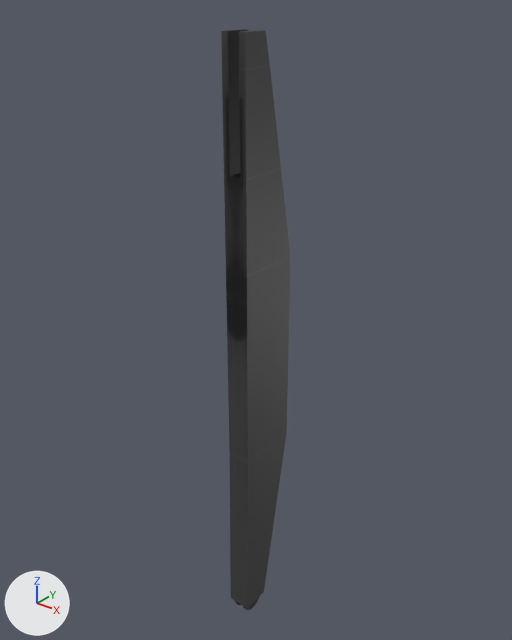
The COLLADA model dave_manipulator/predator_description/meshes/upperarm.dae, before and after one commit.
Before and after are seen from a 50 mm lens placed at (1.37, -1.65, 2.3), pointed at (-0.05, 0.12, 1.2). Lighting does not change. The marker at lower left points along +X, +Y and +Z.

Script lines for the objects in view, before the commit:
```python
me_root_base_bigarm = bpy.data.meshes.new('root-base-bigarm')
me_root_base_bigarm.from_pydata(...)  # 176 vertices, 340 faces; spans x -0.04..0.04, y -0.05..0.19, z -0.05..2.16
me_root_base_bigarm.materials.append(mat_predator)  # picture img_predator_png
ob_root_base_bigarm = bpy.data.objects.new('root-base-bigarm', me_root_base_bigarm)
ob_root_base_bigarm.location = (0.0, 0.0, 0.0)
```
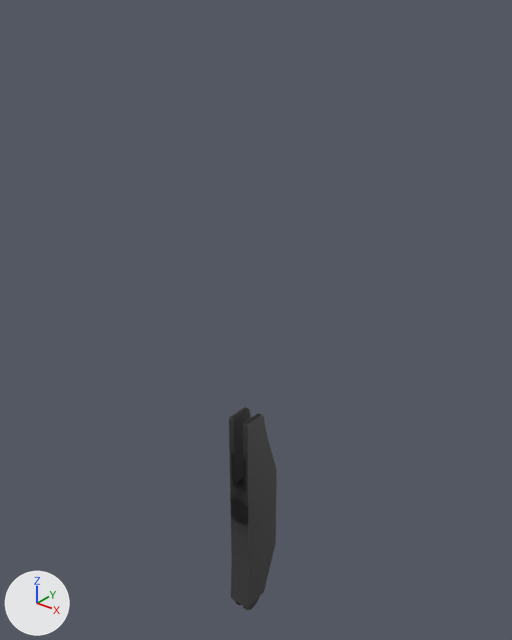
Changed parts and their boxes (x1, y1, x2, y2) in the pictures (512 x 640 px; the box of a moved part takes in the faces that stretch with it):
'root-base-bigarm', reshaped (31% narrower, 65% shorter): before (221, 29, 291, 610); after (229, 407, 277, 610)
part 1 of me_root_base_bigarm, moved or reshaped: before (221, 29, 291, 588); after (229, 407, 277, 588)

The change in detail:
me_root_base_bigarm is used by ob_root_base_bigarm; location (0.0, 0.0, 0.0).
me_root_base_bigarm had 176 vertices, 340 faces and spanned x -0.04..0.04, y -0.05..0.19, z -0.05..2.16.
me_root_base_bigarm now has 176 vertices, 340 faces and spans x -0.04..0.04, y -0.05..0.13, z -0.05..0.87.
me_root_base_bigarm part 1: 40 of 176 vertices moved; they spanned x -0.04..0.04, y -0.04..0.19, z 0.72..2.16 and now span x -0.04..0.04, y -0.04..0.13, z 0.21..0.87; mean shift (0.0, -0.01, -1.04); largest move (-0.04, -0.04, 2.06) -> (-0.04, -0.04, 0.78).
